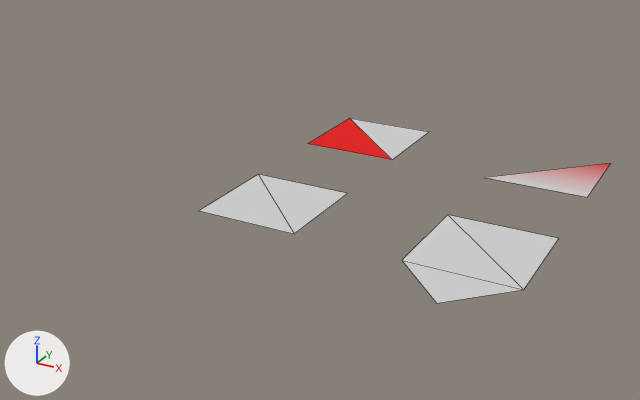
A saved change to the glTF model tests/integration/expect/meshes.gltf.
Camera for both pictures: a 50 mm lens placed at (5.96, -14.75, 6.61), pointed at (-1.81, -0.62, -0.45). Every picture has the same lights, and +X, +Y and +Z are marked at lower left. Mesh edges are drawn as thin lines.

The first picture shows 'Ngon', 'Quad', 'Triangle', 'TwoMaterials'.
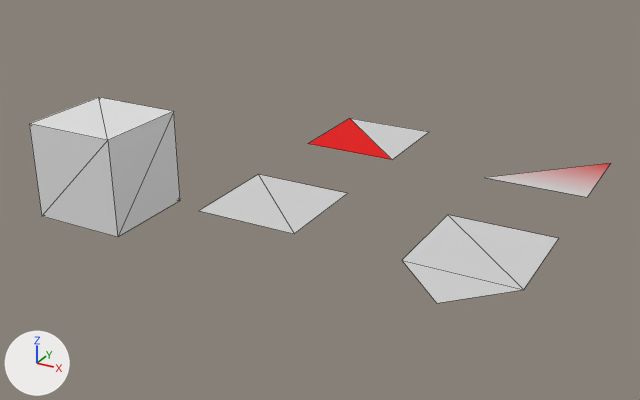
Pixel boxes (x1, y1, x2, y2) of what changed, in the pictures (640 x 400 px):
'NoMaterial', added: after (29, 97, 180, 237)

What the commit changed:
Mesh me_nomaterial is new.
It is a box spanning x -1.0..1.0, y -1.0..1.0, z -1.0..1.0.
Object 'NoMaterial' (ob_nomaterial) is new; it shows me_nomaterial.
Its location is (-6.0, -2.0, 0.0).
